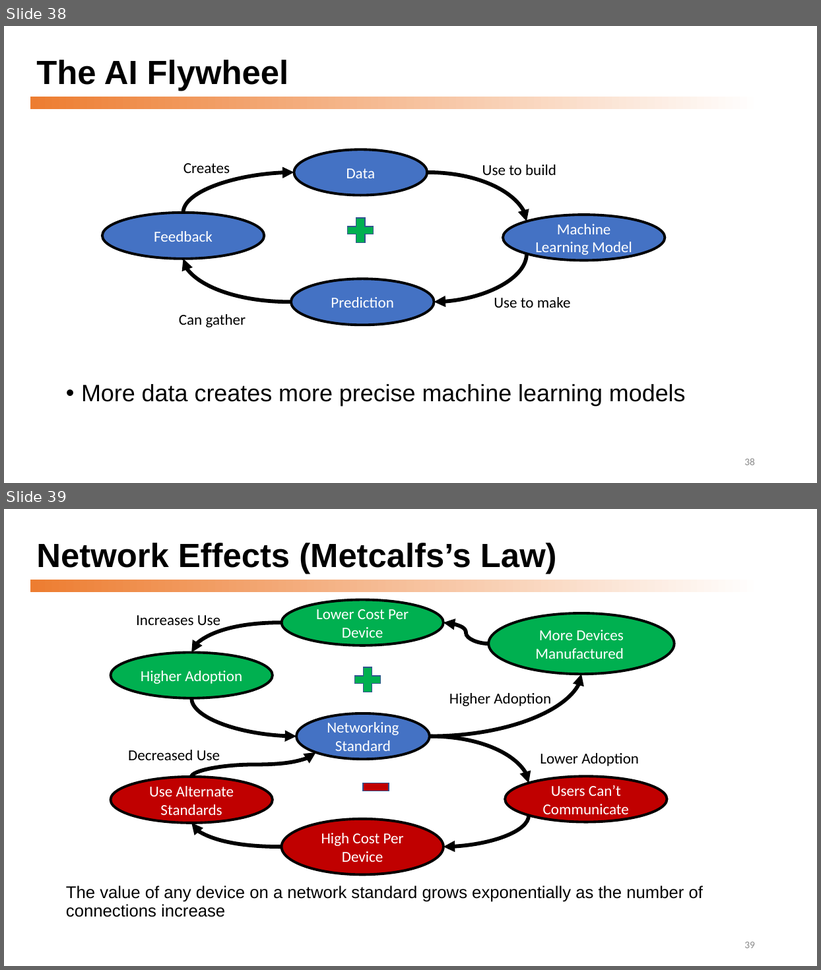
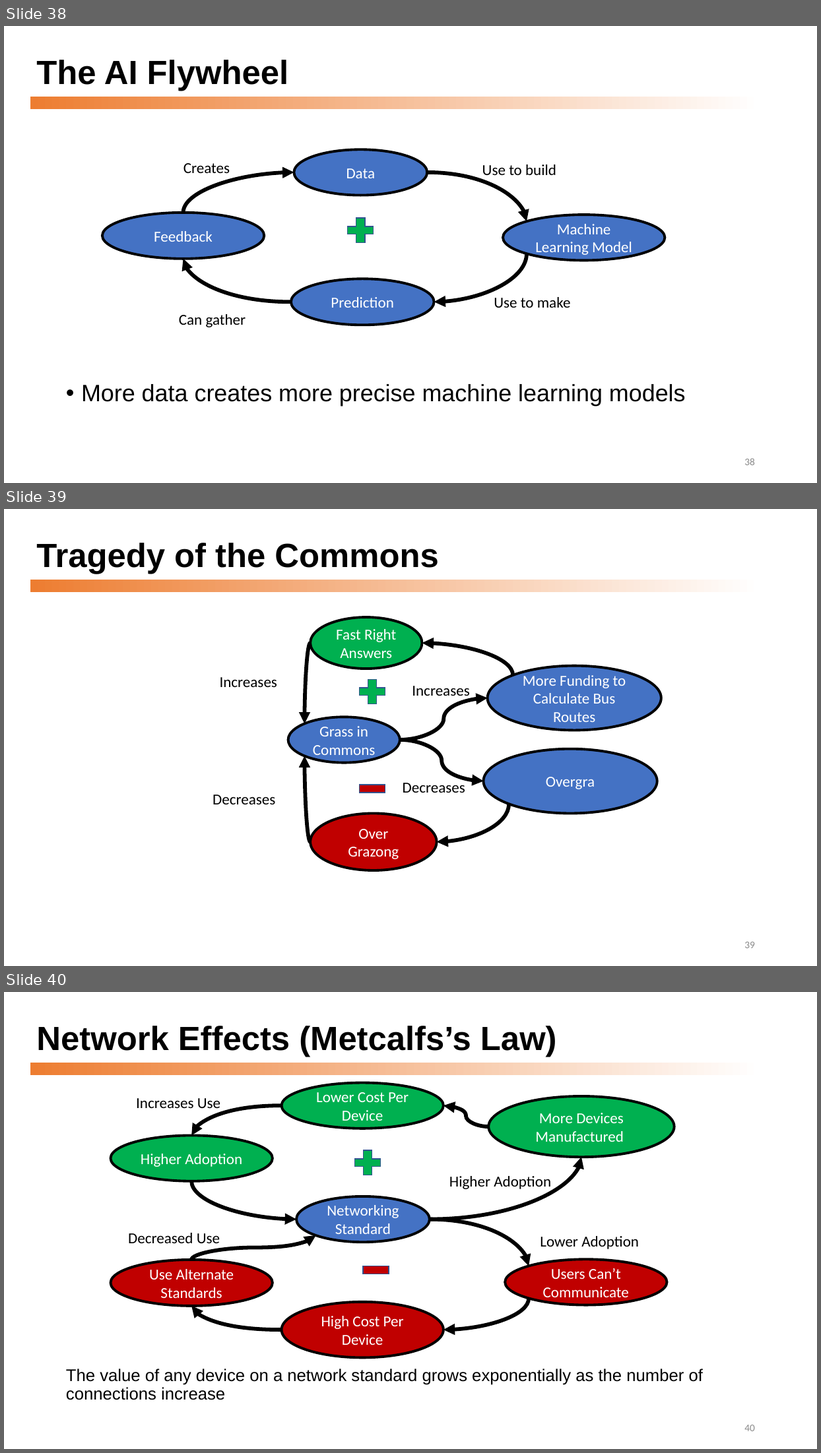
Before and after one commit to dmccreary/graph-systems-thinking, a slide deck: docs/presentations/Graph-Systems-Thinking-Half-Day-Workshop.pptx. Shown one above the other, each under a label of ours: slides 38 and 39 before the commit, slides 38, 39 and 40 after it. The pictures are 821x970 and 821x1453 pixels, drawn with LibreOffice and Linux fonts; fonts in the diff are those of the drawing. Boxes give left, top, right and bottom in pixels: in the first picture for what was removed or moved away, otherwise in the second. Text is boxed around its words. In the diff, an @@ line names an element or a change of style, - is before the commit and + after.

```diff
--- a/docs/presentations/Graph-Systems-Thinking-Half-Day-Workshop.pptx
+++ b/docs/presentations/Graph-Systems-Thinking-Half-Day-Workshop.pptx
@@ slide 39 added at box(4, 509, 817, 966), background #FFFFFF; not listed: 1 template element that a slide beside it also shows @@
@@ title added at box(36, 543, 438, 574), 39.6 pt, text #000000, bold @@
+Tragedy of the Commons
@@ ellipse added at box(310, 618, 422, 669), fill #00B050, outline #000000 3 pt, 18 pt, text #FFFFFF @@
+Fast Right Answers
@@ curved arrow added from (310, 643) to (305, 723), #000000 4.5 pt @@
@@ curved arrow added from (514, 675) to (422, 643), #000000 4.5 pt @@
@@ ellipse added at box(488, 666, 661, 730), fill #4472C4, outline #000000 3 pt, 18 pt, text #FFFFFF @@
+More Funding to Calculate Bus Routes
@@ text added at box(220, 677, 278, 687), 18 pt, text #000000 @@
+Increases
@@ plus added at box(360, 679, 385, 704), fill #00B050, outline #325491 1 pt @@
@@ text added at box(412, 686, 470, 700), 18 pt, text #000000 @@
+Increases
@@ curved arrow added from (400, 740) to (488, 698), #000000 4.5 pt @@
@@ ellipse added at box(288, 717, 400, 762), fill #4472C4, outline #000000 3 pt, 18 pt, text #FFFFFF @@
+Grass in
+Commons
@@ curved arrow added from (400, 740) to (483, 782), #000000 4.5 pt @@
@@ curved arrow added from (310, 842) to (305, 756), #000000 4.5 pt @@
@@ ellipse added at box(483, 749, 657, 814), fill #4472C4, outline #000000 3 pt, 18 pt, text #FFFFFF @@
+Overgra
@@ rectangle added at box(360, 786, 385, 793), fill #C00000, outline #325491 1 pt @@
@@ text added at box(403, 780, 465, 793), 18 pt, text #000000 @@
+Decreases
@@ text added at box(213, 795, 275, 805), 18 pt, text #000000 @@
+Decreases
@@ curved arrow added from (509, 804) to (437, 842), #000000 4.5 pt @@
@@ ellipse added at box(310, 813, 436, 871), fill #C00000, outline #000000 3 pt, 18 pt, text #FFFFFF @@
+Over Grazong
@@ page number added at box(745, 942, 755, 949), 12 pt, text #8C8C8C @@
+39
@@ what was slide 39 is now slide 40 @@
@@ page number at box(745, 1425, 755, 1432): text changed @@
-39
+40
```
Also in this commit, not shown: 3 other files.
